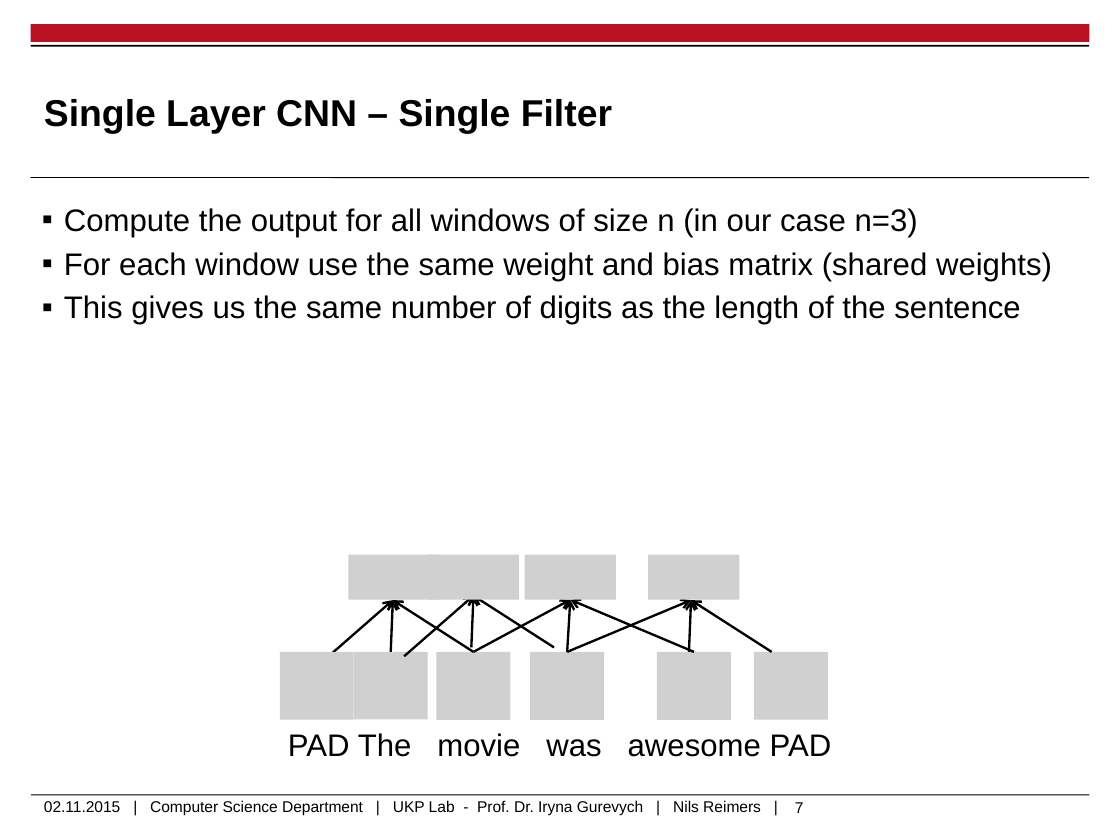
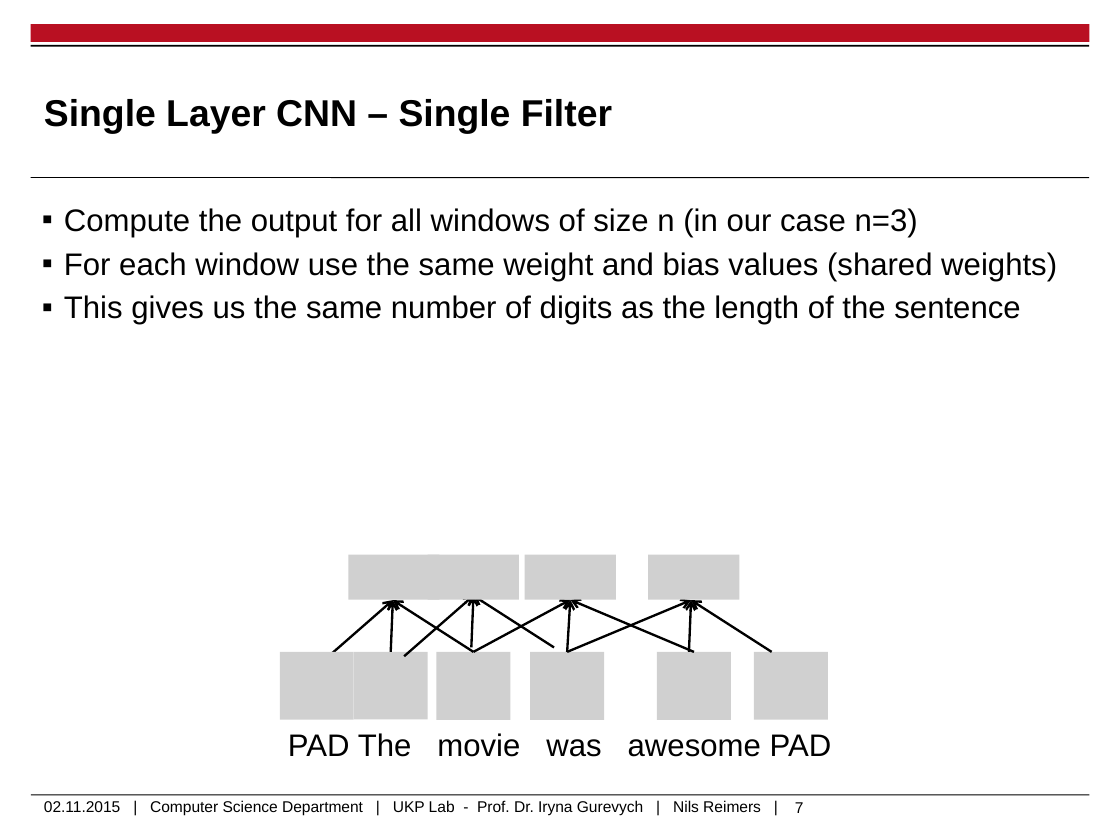
Before and after one commit to UKPLab/deeplearning4nlp-tutorial, a slide deck: slide 7 of 2015-10_Lecture/Lecture5/2015-11-02_Convolutional_NN.pptx. Drawn at 1120x840 pixels with LibreOffice and Linux fonts; fonts in the diff are those of the drawing; grey boxes stand for pictures; background and template pictures are left out. Boxes give left, top, right and bottom in pixels: in the first picture for what was removed or moved away, otherwise in the second. Text is boxed around its words. In the diff, an @@ line names an element or a change of style, - is before the commit and + after.

```diff
--- a/2015-10_Lecture/Lecture5/2015-11-02_Convolutional_NN.pptx
+++ b/2015-10_Lecture/Lecture5/2015-11-02_Convolutional_NN.pptx
@@ text at [64, 252, 1057, 281]: text changed @@
-▪ For each window use the same weight and bias matrix (shared weights)
+▪ For each window use the same weight and bias values (shared weights)
```
Also in this commit, not shown: 4 other slides changed, 5 other files.
